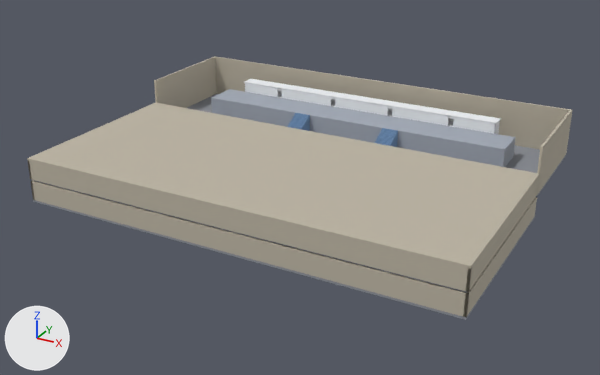
What one commit did to the Blender file tokyo-station-chase/games/tokyo-station/assets-src/levels/tokyo_station.blend.
Rendered twice from a camera (50 mm lens) standing at (84.3, -121.0, 72.7) and looking at (-0.2, 32.6, -4.1). The lights are fixed; the arrows at lower left show +X, +Y and +Z. The picture after the commit comes second.

Objects in the first picture: 'b1-floor', 'b1-wall-e', 'b1-wall-s', 'conc-roof', 'conc-wall-e', 'conc-wall-s', 'hall-floor', 'hall-wall-e', 'hall-wall-n', 'hall-wall-w', 'platform-14', 'train-roof' and 10 more.
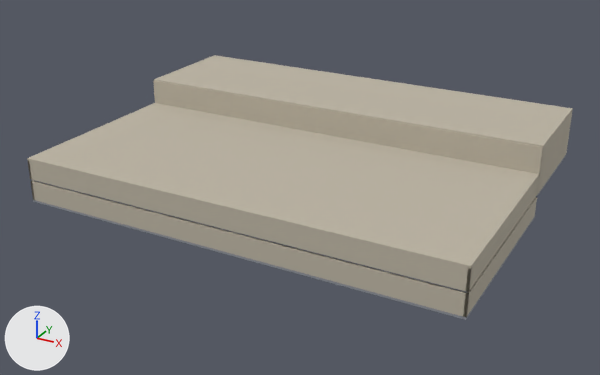
Boxes [x1, y1, x2, y2] around the edits, measured in the pictures (600 x 375 px):
```json
{"object": "hall-roof", "change": "added", "after": [154, 55, 573, 147]}
{"object": "hall-wall-s-upper", "change": "added", "after": [153, 81, 543, 176]}
{"object": "platform-14", "change": "unchanged, covered by the edit", "before": [211, 89, 516, 167]}
{"object": "hall-wall-n", "change": "unchanged, covered by the edit", "before": [214, 56, 572, 153], "after": [566, 115, 572, 153]}
{"object": "hall-wall-w", "change": "unchanged, covered by the edit", "before": [154, 57, 217, 108]}
{"object": "train-roof", "change": "unchanged, covered by the edit", "before": [244, 79, 501, 124]}
```

Edits to the scene script, one JSON object a line:
```json
{"op": "add", "block": "me_hall_wall_s_upper", "code": ["me_hall_wall_s_upper = bpy.data.meshes.new('hall-wall-s-upper')", "me_hall_wall_s_upper.from_pydata(...)  # a box spanning x -50.5..50.5, y -0.3..0.3, z -3.2..3.2", "me_hall_wall_s_upper.materials.append(mat_wall)  # grey #bdb5a4"]}
{"op": "add", "block": "me_hall_roof", "code": ["me_hall_roof = bpy.data.meshes.new('hall-roof')", "me_hall_roof.from_pydata(...)  # a box spanning x -50.5..50.5, y -14.0..14.0, z -0.2..0.2", "me_hall_roof.materials.append(mat_wall)  # grey #bdb5a4"]}
{"op": "add", "block": "ob_hall_wall_s_upper", "code": ["ob_hall_wall_s_upper = bpy.data.objects.new('hall-wall-s-upper', me_hall_wall_s_upper)", "ob_hall_wall_s_upper.location = (0.0, 45.0, 7.8)"]}
{"op": "add", "block": "ob_hall_roof", "code": ["ob_hall_roof = bpy.data.objects.new('hall-roof', me_hall_roof)", "ob_hall_roof.location = (0.0, 59.0, 11.2)"]}
```
